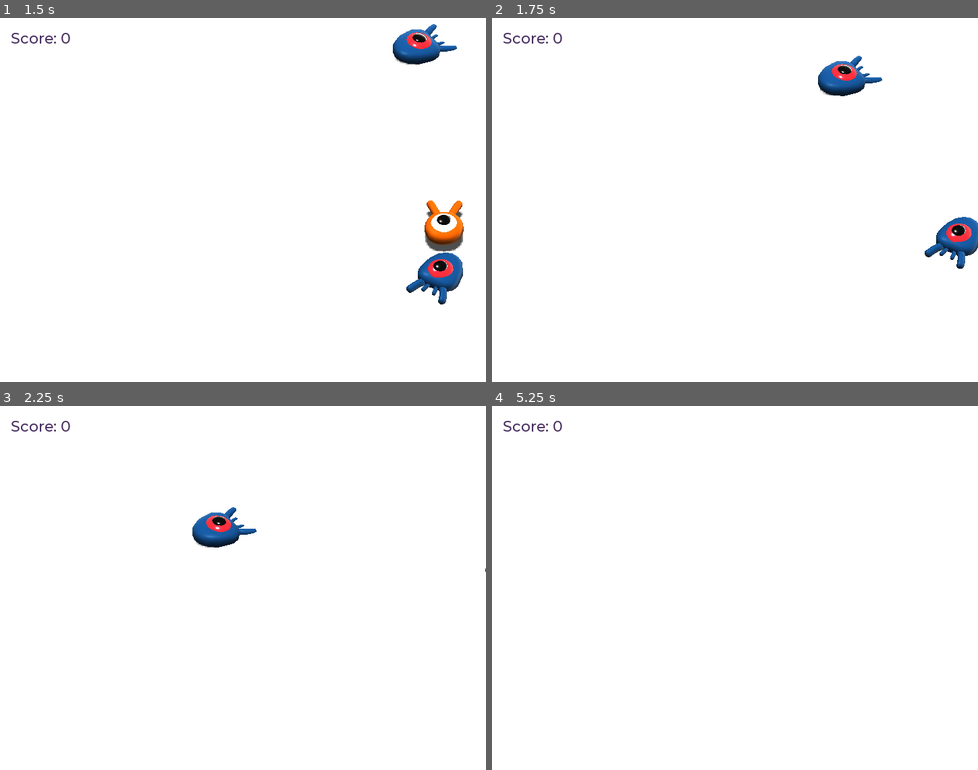
Above: before the commit, frames 1-4 (two rows, left to right).
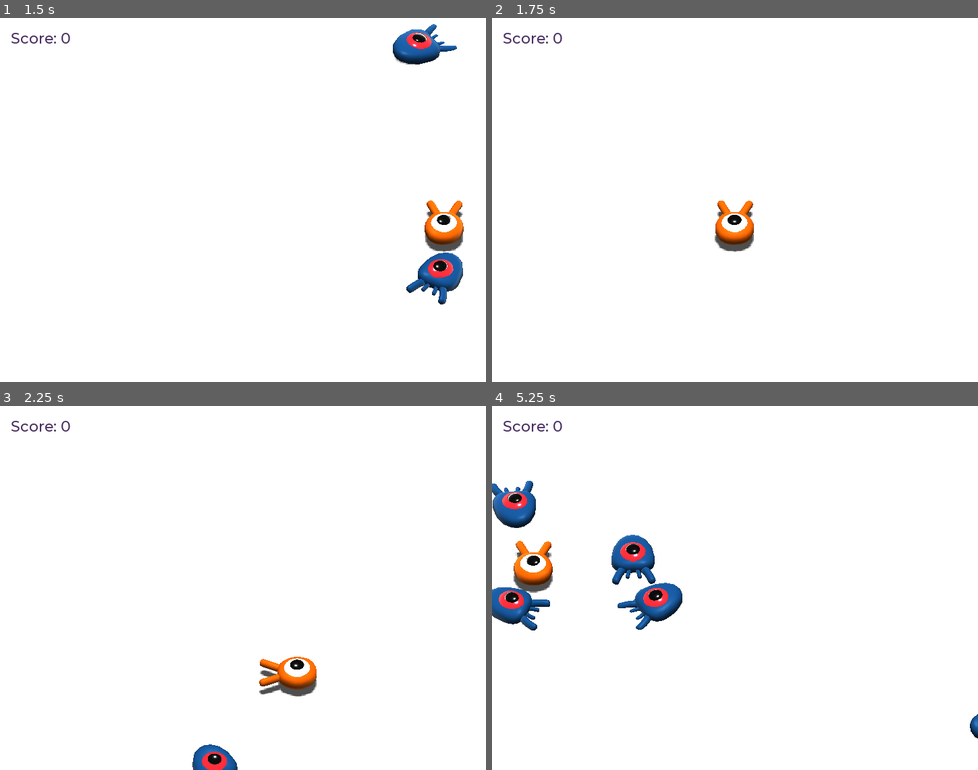
Above: after the commit, the same moments.

Repository: armorup/creeps3
Game: Godot game, scene res://Main.tscn
Same seed, same stepped clock (60 frames per second), same inputs: the game is played once before the commit and once after it.
Inputs:
- Up to frame 1 (1.5 s): tap Enter (ui_accept) at 0.5, 1.35 s; hold Right (move_right) 0.53-1.28 s; hold Enter (ui_accept) 0.53-1.28 s; tap Space (jump) at 0.77 s; hold Down (move_backward) from 1.28 s (still down)
- Up to frame 2 (1.75 s): keep holding Down (move_backward); tap Space (jump) at 1.52 s
- Up to frame 3 (2.25 s): release Down (move_backward) at 2.03 s; hold Right (move_right) from 2.03 s (still down); hold Enter (ui_accept) from 2.03 s (still down)
- Up to frame 4 (5.25 s): release Right (move_right) at 2.78 s; release Enter (ui_accept) at 2.78 s; hold Up (move_forward) 2.78-3.53 s; tap Enter (ui_accept) at 2.85, 4.35 s; tap Space (jump) at 3.02, 3.77, 4.52 s; hold Enter (ui_accept) 3.53-4.28 s; hold Left (move_left) 3.53-5.03 s; hold Down (move_backward) from 5.03 s (still down); hold Enter (ui_accept) from 5.03 s (still down)

Frame 1 is identical in both runs. In frame 2, 2.5% of the frame differs, in the area x 45-100%, y 10-69%; in frame 3, 2.2%; in frame 4, 4.4%, in the area x 0-100%, y 20-92%.

Commit message:
Player removes correctly

Diff:
--- a/Main.gd
+++ b/Main.gd
@@ -6,6 +6,7 @@
 # Called when the node enters the scene tree for the first time.
 func _ready():
 	randomize()
+	$UserInterface/Retry.hide()
 
 
 # Called every frame. 'delta' is the elapsed time since the previous frame.
@@ -18,12 +19,17 @@
 	var mob_spawn_location = get_node("SpawnPath/SpawnLocation")
 	mob_spawn_location.unit_offset = randf()
 
-	if $Player != null:
-		var player_position = $Player.transform.origin
-		mob.initialize(mob_spawn_location.translation, player_position)
-		add_child(mob)
-		mob.connect("squashed", $UserInterface/ScoreLabel, "_on_Mob_squashed")
+	var player_position = $Player.transform.origin
+	mob.initialize(mob_spawn_location.translation, player_position)
+	add_child(mob)
+	mob.connect("squashed", $UserInterface/ScoreLabel, "_on_Mob_squashed")
 
 
 func _on_Player_hit():
 	$MobTimer.stop()
+	$UserInterface/Retry.show()
+
+
+func _unhandled_input(event):
+	if event.is_action_pressed("ui_accept") and $UserInterface/Retry.is_visible():
+		get_tree().reload_current_scene()
--- a/Main.tscn
+++ b/Main.tscn
@@ -93,8 +93,8 @@
 autostart = true
 
 [node name="UserInterface" type="Control" parent="."]
-margin_right = 40.0
-margin_bottom = 40.0
+anchor_right = 1.0
+anchor_bottom = 1.0
 theme = SubResource( 7 )
 
 [node name="ScoreLabel" type="Label" parent="UserInterface"]
@@ -106,4 +106,22 @@
 text = "Score: 0"
 script = ExtResource( 4 )
 
+[node name="Retry" type="ColorRect" parent="UserInterface"]
+anchor_right = 1.0
+anchor_bottom = 1.0
+color = Color( 1, 1, 1, 0.513726 )
+
+[node name="Label" type="Label" parent="UserInterface/Retry"]
+anchor_left = 0.5
+anchor_top = 0.5
+anchor_right = 0.5
+anchor_bottom = 0.5
+margin_left = -140.0
+margin_top = -14.0
+margin_right = 140.0
+margin_bottom = 14.0
+custom_colors/font_color = Color( 0.352941, 0.188235, 0.188235, 1 )
+text = "Press Enter to Play Again"
+
+[connection signal="hit" from="Player" to="." method="_on_Player_hit"]
 [connection signal="timeout" from="MobTimer" to="." method="_on_MobTimer_timeout"]
--- a/Player.tscn
+++ b/Player.tscn
@@ -30,4 +30,5 @@
 transform = Transform( 1, 0, 0, 0, 1, 0, 0, 0, 1, 0, 0.0696005, 0 )
 shape = SubResource( 2 )
 
+[connection signal="hit" from="." to="." method="_on_Player_hit"]
 [connection signal="body_entered" from="MobDetector" to="." method="_on_MobDetector_body_entered"]
